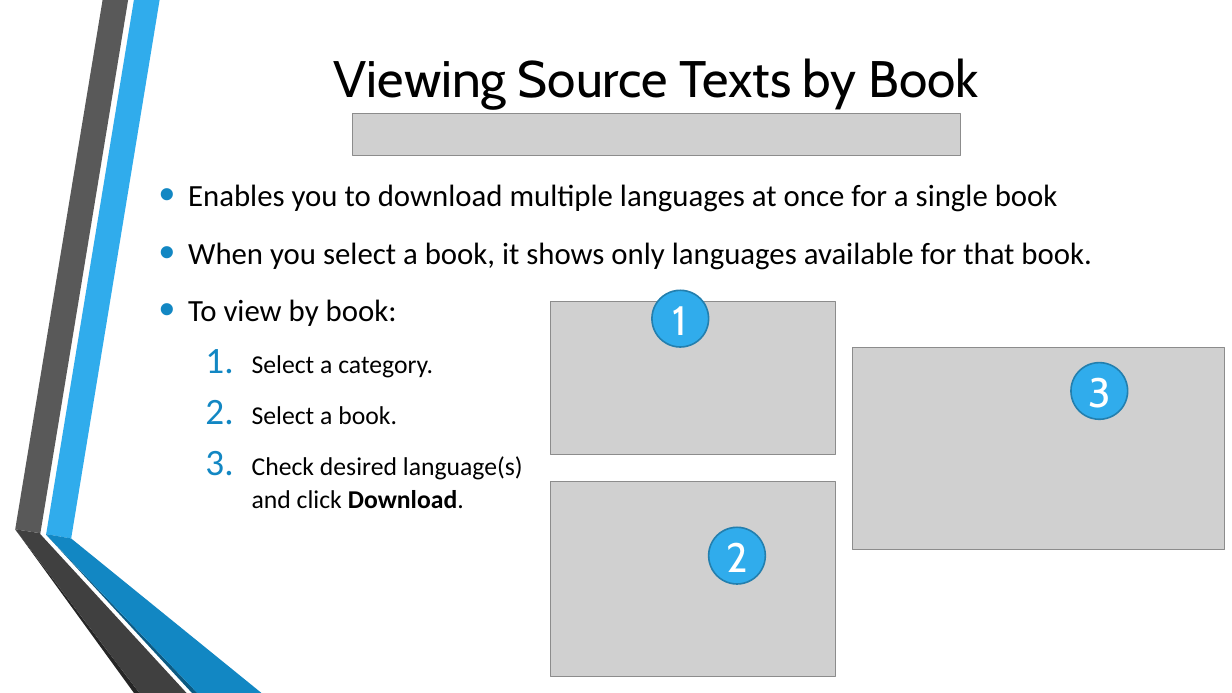
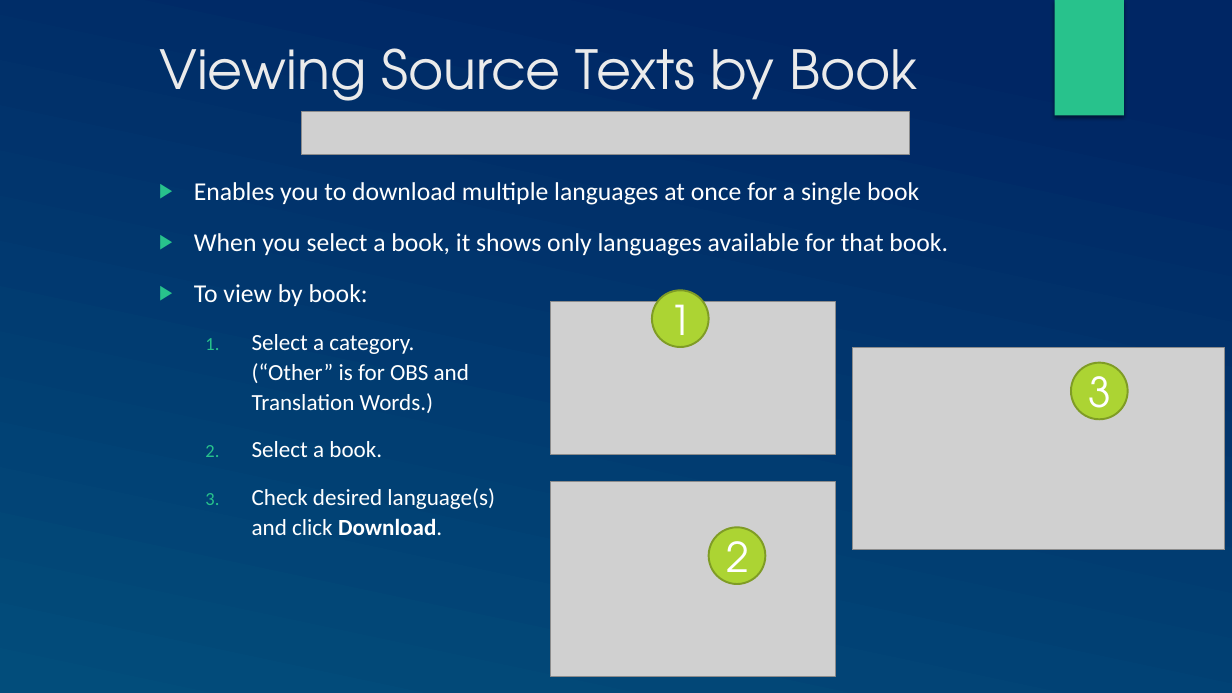
Before and after one commit to mondele/btt-writer-docs, a slide deck: slide 7 of docs/DUpdate.pptx. Drawn at 1232x693 pixels with LibreOffice and Linux fonts; fonts in the diff are those of the drawing; grey boxes stand for pictures; background and template pictures are left out. Boxes give left, top, right and bottom in pixels: in the first picture for what was removed or moved away, otherwise in the second. Text is boxed around its words. In the diff, an @@ line names an element or a change of style, - is before the commit and + after.

```diff
--- a/docs/DUpdate.pptx
+++ b/docs/DUpdate.pptx
@@ background picture (left out) to gradient #002664 to #024E7B @@
@@ rectangle added at (x1=1055, y1=0, x2=1124, y2=116), fill #28C28C @@
@@ title "Viewing Source Texts by Book" at (x1=159, y1=48, x2=918, y2=114): size 40 to 42 pt, font Cabin to TeX Gyre Adventor, text colour #000000 to #EBEBEB; alignment centre to left; vertical alignment middle to top @@
@@ picture moved from (x1=352, y1=114, x2=960, y2=155) to (x1=301, y1=111, x2=909, y2=154) @@
@@ text at (x1=194, y1=182, x2=948, y2=535): size 24 to 20 pt in "Enables you to download multiple languages at ...", "When you select a book, it shows ...", "To view by book:"; text colour #000000 to #FFFFFF in "Enables you to download multiple languages at ...", "When you select a book, it shows ...", "To view by book:", "Select a book." and 1 more places; size 20 to 18 pt in "Select a book.", "Check desired language(s) and click Download."; bullet • to ▶; bullet colour #1287C3 to #28C28C @@
@@ text at (x1=252, y1=334, x2=469, y2=413): text changed; size 20 to 18 pt; text colour #000000 to #FFFFFF @@
-  1. Select a category.
+  1. Select a category.
+     (“Other” is for OBS and
+     Translation Words.)
@@ font Cabin to TeX Gyre Adventor; fill #30ACEC to #ACD433; outline #247FAF 1.25 pt to #7F9D26 1.5 pt in 3 elements at (x1=653, y1=290, x2=709, y2=347), (x1=709, y1=528, x2=765, y2=584), (x1=1071, y1=362, x2=1128, y2=419) @@
@@ group removed at (x1=15, y1=0, x2=262, y2=693): 6 freeform shapes @@
```
Also in this commit, not shown: 8 other slides changed, 1 slide added, 1 slide removed, 1 other file.
